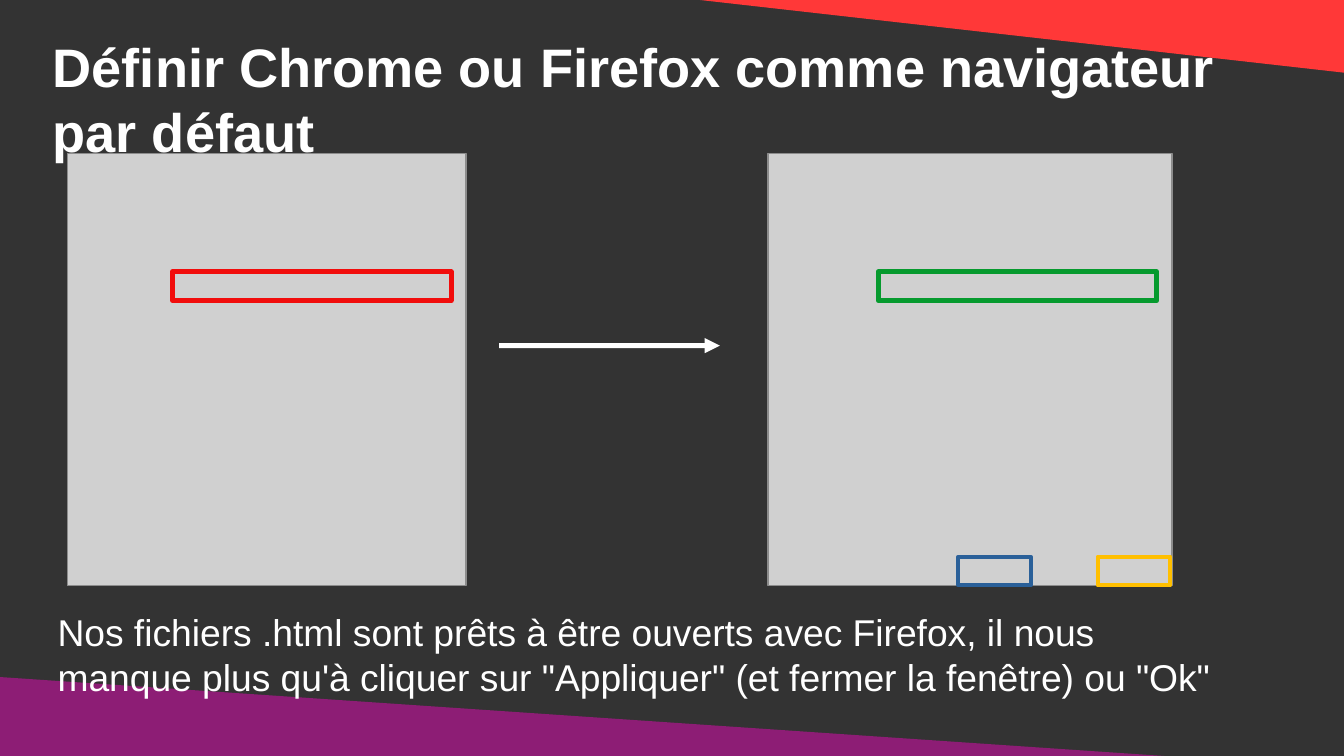
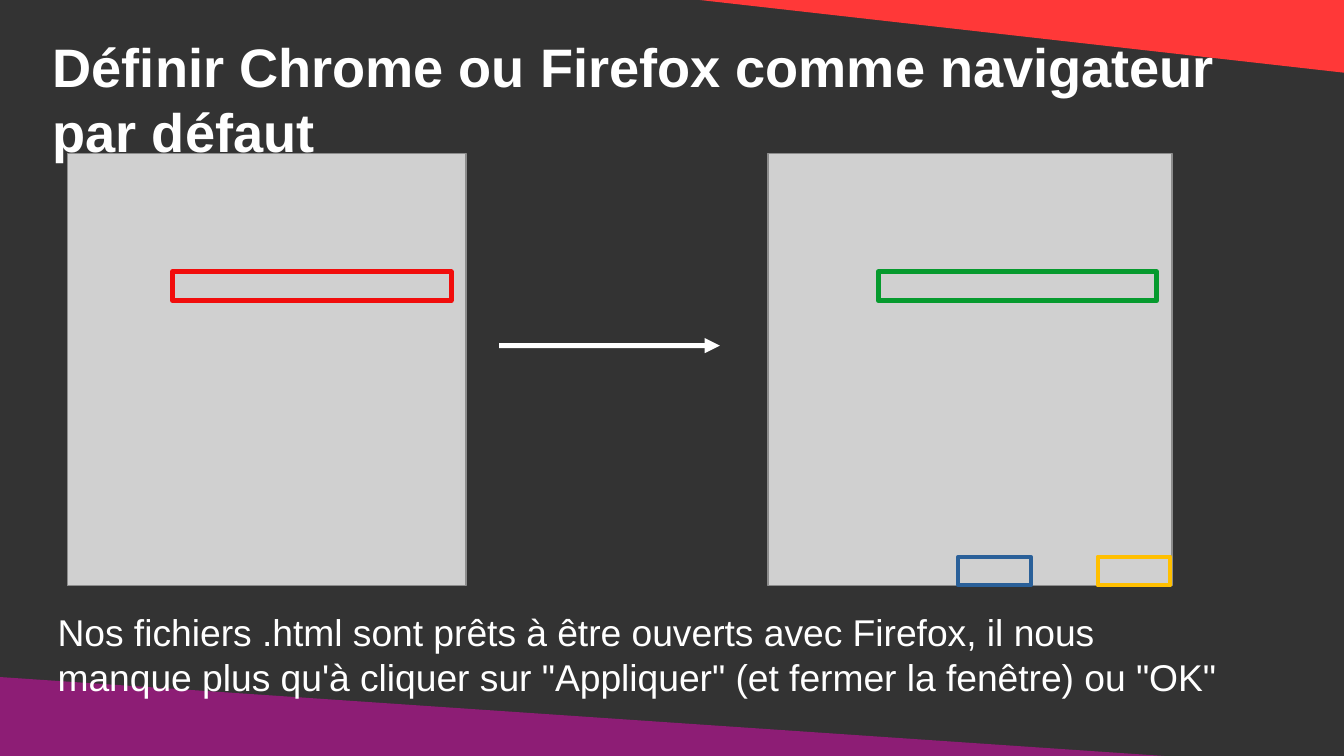
Before and after one commit to DanYellow/cours, a slide deck: slide 37 of didacticiels-generaux/vs-code.odp (slide 34 before the commit). Drawn at 1344x756 pixels with LibreOffice and Linux fonts; fonts in the diff are those of the drawing; grey boxes stand for pictures. Boxes give left, top, right and bottom in pixels: in the first picture for what was removed or moved away, otherwise in the second. Text is boxed around its words. In the diff, an @@ line names an element or a change of style, - is before the commit and + after.

```diff
--- a/didacticiels-generaux/vs-code.odp
+++ b/didacticiels-generaux/vs-code.odp
@@ text at (58, 618, 1216, 699): text changed @@
-Nos fichiers .html sont prêts à être ouverts avec Firefox, il nous manque plus qu'à cliquer sur "Appliquer" (et fermer la fenêtre) ou "Ok"
+Nos fichiers .html sont prêts à être ouverts avec Firefox, il nous manque plus qu'à cliquer sur "Appliquer" (et fermer la fenêtre) ou "OK"
```
Also in this commit, not shown: 2 other slides changed, 3 slides added, 27 other files.
